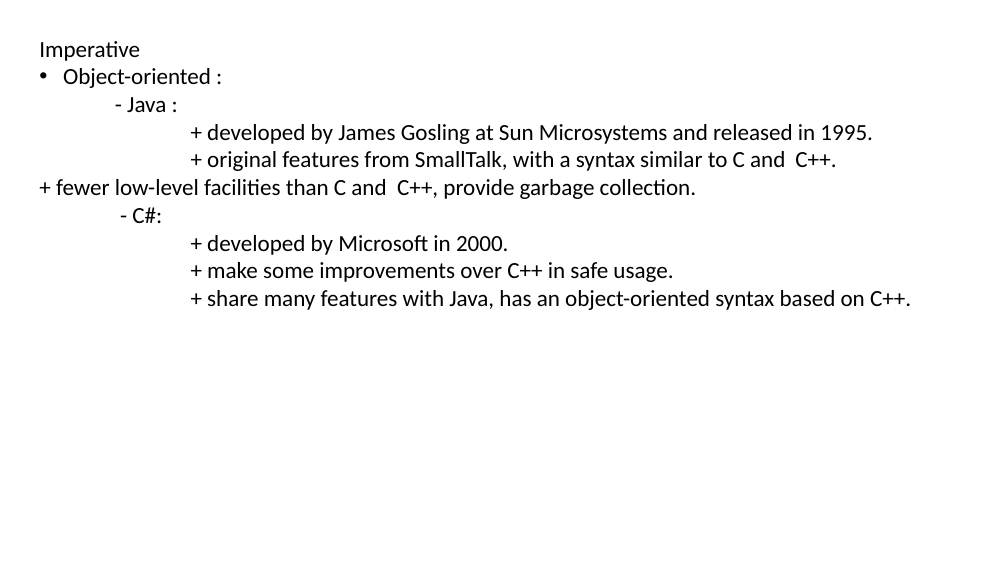
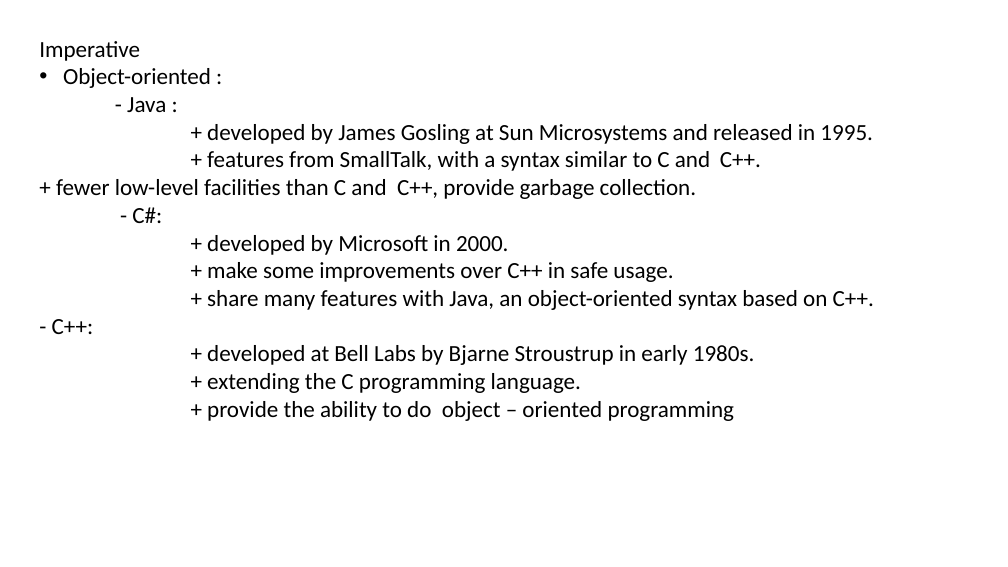
Before and after one commit to nch2698/CS-210, a slide deck: slide 4 of categories.pptx (slide 5 before the commit). Drawn at 1008x567 pixels with LibreOffice and Linux fonts; fonts in the diff are those of the drawing. Boxes give left, top, right and bottom in pixels: in the first picture for what was removed or moved away, otherwise in the second. Text is boxed around its words. In the diff, an @@ line names an element or a change of style, - is before the commit and + after.

```diff
--- a/categories.pptx
+++ b/categories.pptx
@@ text at (56, 151, 761, 199): text changed @@
-+ original features from SmallTalk, with a syntax similar to C and C++. + fewer low-level facilities than C and C++, provide garbage collection.
++ features from SmallTalk, with a syntax similar to C and C++. + fewer low-level facilities than C and C++, provide garbage collection.
@@ text at (52, 290, 874, 421): text changed @@
-+ share many features with Java, has an object-oriented syntax based on C++.
++ share many features with Java, an object-oriented syntax based on C++. - C++:
++ developed at Bell Labs by Bjarne Stroustrup in early 1980s.
++ extending the C programming language.
++ provide the ability to do object – oriented programming
```
Also in this commit, not shown: 4 other slides changed, 1 slide added, 2 slides removed.
